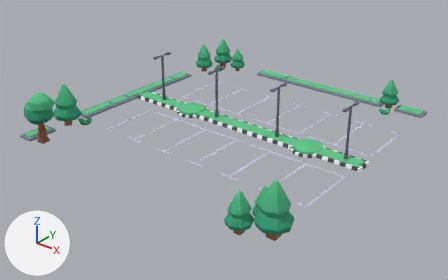
An edit to the glTF model assets/models/buildings/parking.glb, drawn before and after from the same camera.
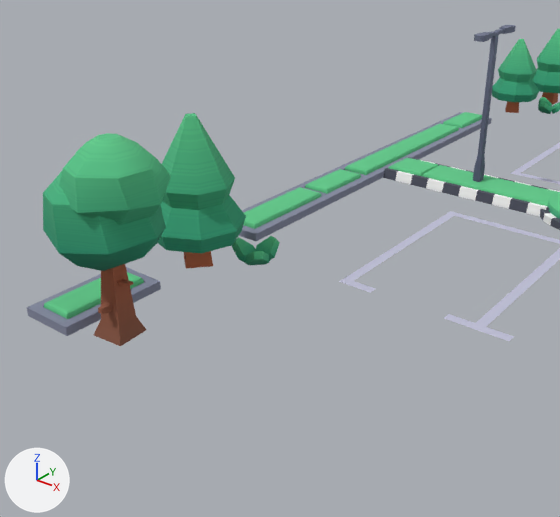
Each version appears first whole from a 50 mm lens placed at (19.61, -25.88, 14.98), pointed at (-0.11, -1.23, -0.3), and next in a close-up from a 50 mm lens placed at (0.14, -13.88, 5.63), pointed at (-6.09, -6.1, 0.8). The axes (+X, +Y, +Z) are drawn at lower left. The lights are the same throughout. The first two pictures are the older version. Vertices at exactly the same position are counted once.

The first close-up shows 'barrierWall(Clone).008'.
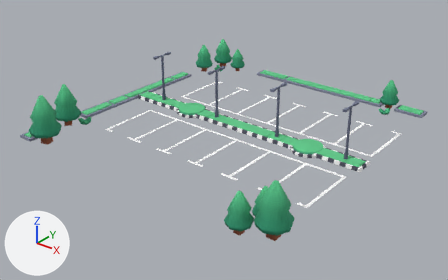
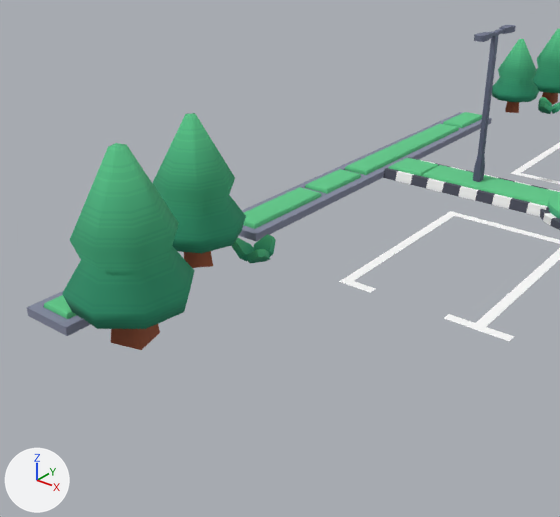
Changed parts and their boxes (x1, y1, x2, y2) in the close-ups (560 x 517 px; the box of a moved part takes in the faces that stretch with it):
'barrierWall(Clone).008', reshaped
    before: (27, 25, 560, 346)
    after: (27, 25, 560, 350)
part 1 of me_mesh_noexport_023, added (green)
    after: (62, 143, 195, 350)
part 2 of me_mesh_noexport_023, deleted (green)
    before: (59, 133, 171, 225)
part 3 of me_mesh_noexport_023, deleted (green)
    before: (43, 171, 166, 271)
part 4 of me_mesh_noexport_023, deleted (brown)
    before: (94, 264, 146, 346)
part 5 of me_mesh_noexport_023, moved or reshaped
    before: (245, 236, 280, 265)
    after: (247, 234, 276, 263)
part 6 of me_mesh_noexport_023, surface changed
    both: (339, 142, 560, 341)

What the commit changed:
me_mesh_noexport_023 is used by ob_barrierwall_clone__008; location (-0.06, -0.05, 0.03).
me_mesh_noexport_023 had 3208 vertices, 5710 faces and spanned x -8.8..8.6, y -8.9..8.8, z -0.1..3.2.
me_mesh_noexport_023 now has 3130 vertices, 5564 faces and spans x -8.8..8.6, y -8.9..8.8, z -0.1..3.2.
me_mesh_noexport_023 part 1: the loose piece of 44 vertices spanning x 6.9..8.6, y -8.5..-6.8, z 0.0..2.7 is copied, and the copy is turned 15.6 degrees about the z axis through its middle and scaled by 1.03, then moved by (-14.8, -0.3, 0.0); it spans x -7.9..-6.2, y -8.8..-7.1, z 0.0..2.7.
me_mesh_noexport_023 part 2: the loose piece of 47 vertices spanning x -7.9..-6.5, y -8.6..-7.2, z 1.7..2.8 is deleted.
me_mesh_noexport_023 part 3: the loose piece of 47 vertices spanning x -8.2..-6.6, y -8.8..-7.1, z 1.0..2.5 is deleted.
me_mesh_noexport_023 part 4: the loose piece of 28 vertices spanning x -7.6..-7.0, y -8.3..-7.7, z 0.0..1.2 is deleted.
Part 5, on me_mesh_noexport_023:
10 vertices are removed from x -7.5..-7.1, y -5.2..-4.6, z -0.1..0.2.
32 faces are deleted.
7 vertices move from x -7.6..-7.1, y -5.3..-4.8, z -0.1..0.2 to x -7.6..-7.2, y -5.2..-4.8, z -0.1..0.2.
10 vertices are added at x -7.6..-7.1, y -5.1..-4.5, z -0.1..0.2.
32 new faces join them, mat_colormap_001 (picture img_colormap_001).
me_mesh_noexport_023 part 6: 108 kept faces spanning x -5.8..7.7, y -4.9..5.2, z 0.0 get new texture (UV) coordinates.
